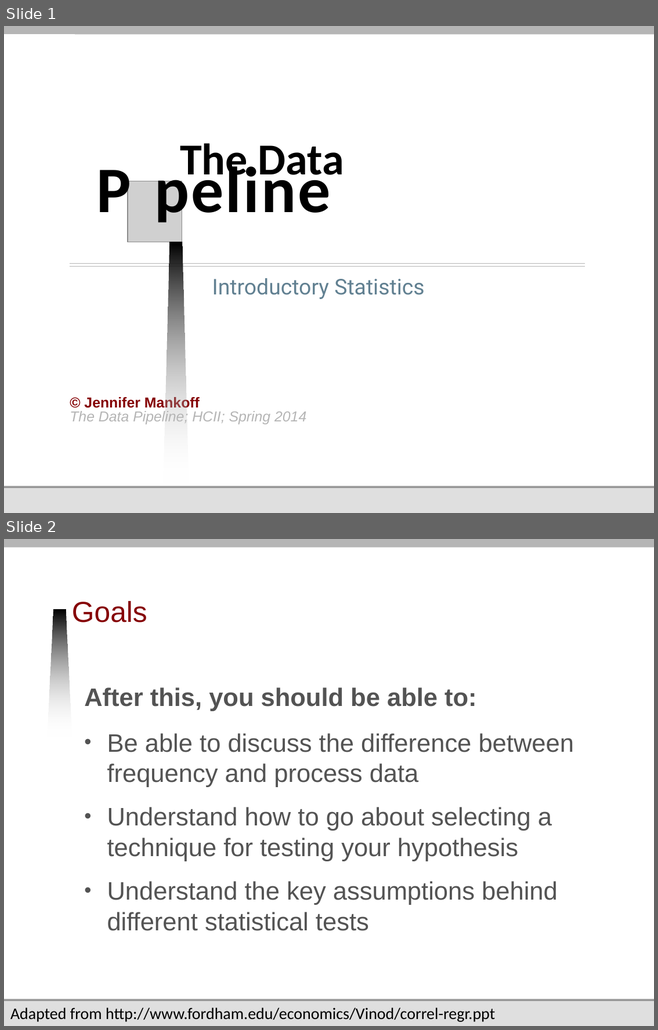
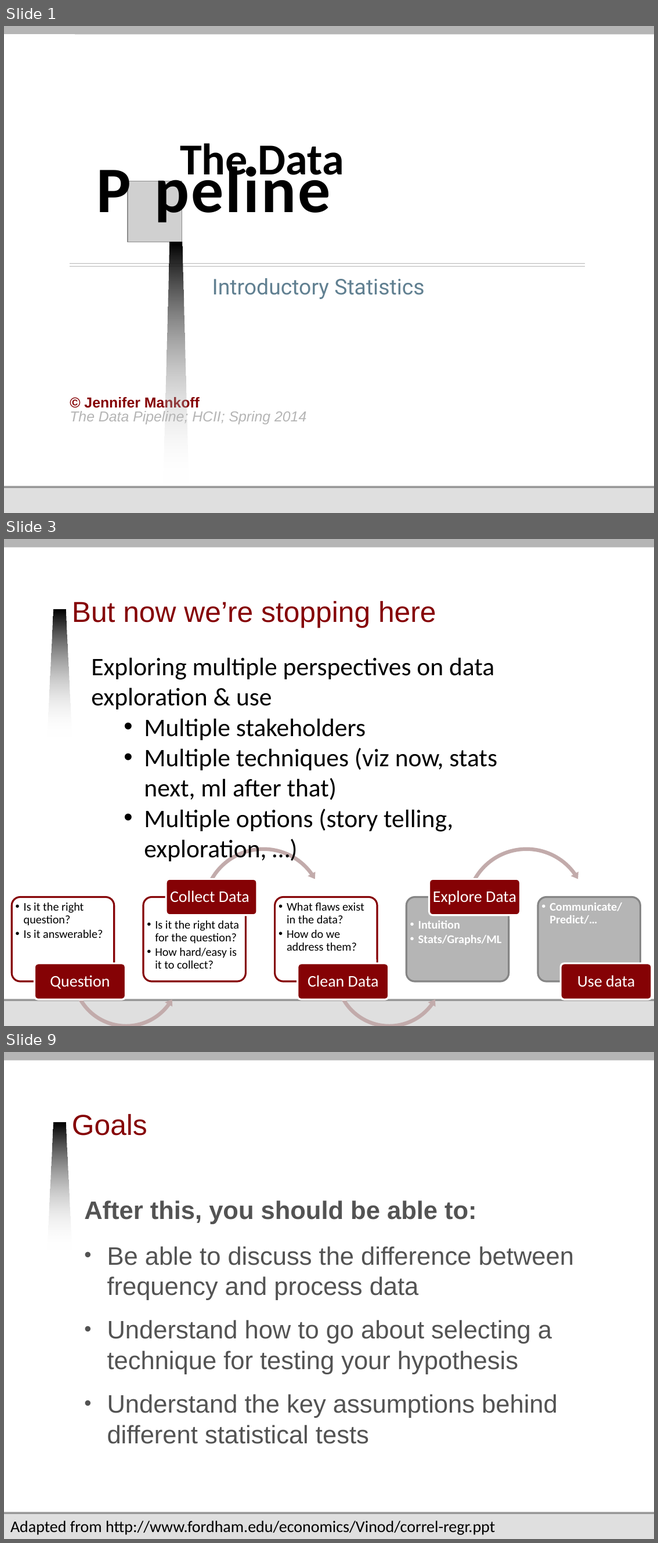
Before and after one commit to jmankoff/data, a slide deck: Lectures/10 Introductory Statistics.pptx. Shown one above the other, each under a label of ours: slides 1 and 2 before the commit, slides 1, 3 and 9 after it; the slides between them are not shown. The pictures are 658x1030 and 658x1543 pixels, drawn with LibreOffice and Linux fonts; fonts in the diff are those of the drawing; grey boxes stand for pictures; background and template pictures are left out. Boxes give left, top, right and bottom in pixels: in the first picture for what was removed or moved away, otherwise in the second. Text is boxed around its words. In the diff, an @@ line names an element or a change of style, - is before the commit and + after.

Commit message:
Latest update to lectures

```diff
--- a/Lectures/10 Introductory Statistics.pptx
+++ b/Lectures/10 Introductory Statistics.pptx
@@ slide 3 added at box(4, 539, 654, 1026), background #FFFFFF; not listed: 6 template elements that a slide beside it also shows @@
@@ title added at box(72, 601, 436, 628), 32 pt, text #850205 @@
+But now we’re stopping here
@@ text added at box(91, 657, 497, 864), 28 pt, text #000000 @@
+Exploring multiple perspectives on data exploration & use
+  • Multiple stakeholders
+  • Multiple techniques (viz now, stats next, ml after that)
+  • Multiple options (story telling, exploration, …)
@@ page number added at box(611, 962, 631, 975), 40 pt, text #CACACA @@
+3
@@ group added at box(12, 845, 651, 1026): 10 rounded rectangles, 10 texts, 2 left circular arrows, 2 circular arrows @@
+  •• Is it the right question?
+  •• Is it answerable?
+Question
+  •• Is it the right data for the question?
+  •• How hard/easy is it to collect?
+Collect Data
+  •• What flaws exist in the data?
+  •• How do we address them?
+Clean Data
+  •• Intuition
+  •• Stats/Graphs/ML
+Explore Data
+  •• Communicate/Predict/…
+Use data
@@ what was slide 2 is now slide 9 @@
```
Also in this commit, not shown: 23 slides changed, 6 other slides added, 9 other files.
